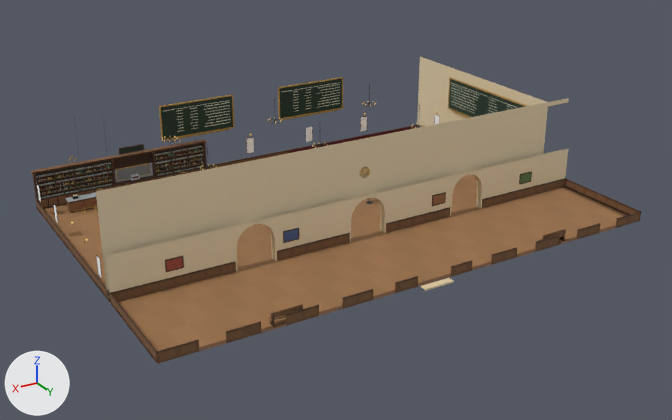
The glTF model games/yorimichi/assets/belmonte/meshes/SM_BM_BHip_SalonHall.glb: old version first, new version second.
Rendered twice from a 50 mm lens placed at (37.4, 62.7, 31.9), pointed at (0.6, 1.4, 1.2). The lights are fixed; the arrows at lower left show +X, +Y and +Z. The first picture is the older version. Vertices at exactly the same position are counted once.

Objects in the first picture: 'SM_BM_BHip_SalonHall'.
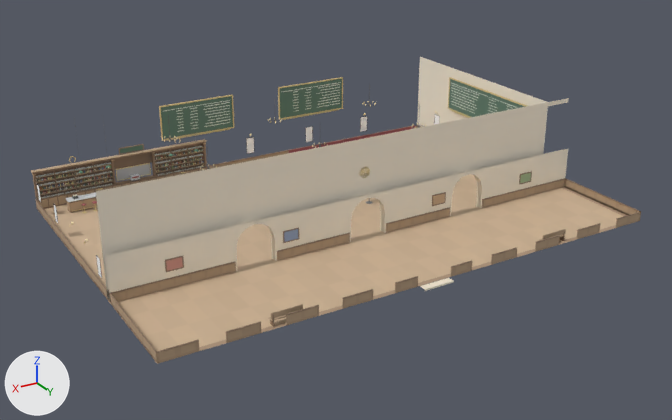
What changed in the scene script:
```text
Change me_sm_bhip_salonhall:
    where me_sm_bhip_salonhall.from_pydata(...)  # 23666 vertices, 27574 faces; spans x -21.4..21.4, y -14.4..15.0, z -0.2..8.4
    used by ob_sm_bm_bhip_salonhall; location = (0.0, 0.0, 0.0)
    me_sm_bhip_salonhall part 1: 10270 faces centred in x -20.6..21.3, y -14.4..15.0, z -0.1..8.3 are repainted in the vertex colours; the middle colour goes from light grey #c6c4ba to light grey #e4e3de
    me_sm_bhip_salonhall part 2: 3319 faces centred in x -21.4..21.4, y -14.4..14.4, z 0.1..3.6 are repainted in the vertex colours; the middle colour goes from brown #7a502d to brown #b89875
    me_sm_bhip_salonhall part 3: 8491 faces centred in x -21.4..21.4, y -14.4..14.4, z 0.1..7.7 are repainted in the vertex colours; the middle colour goes from dark green #23321f to greyish green #687a62
    me_sm_bhip_salonhall part 4: 5472 faces centred in x -20.4..21.4, y -14.4..12.9, z 0.1..7.5 are repainted in the vertex colours; the middle colour goes from yellow #a99b4d to beige #d5cd95
```

Changed parts and their boxes (x1, y1, x2, y2) in the pictures (672 x 420 px):
part 1 of me_sm_bhip_salonhall, recoloured: (36, 57, 569, 304) in both
part 2 of me_sm_bhip_salonhall, recoloured: (31, 126, 641, 363) in both
part 3 of me_sm_bhip_salonhall, recoloured: (32, 79, 641, 364) in both
part 4 of me_sm_bhip_salonhall, recoloured (lighter): (44, 77, 623, 351) in both
